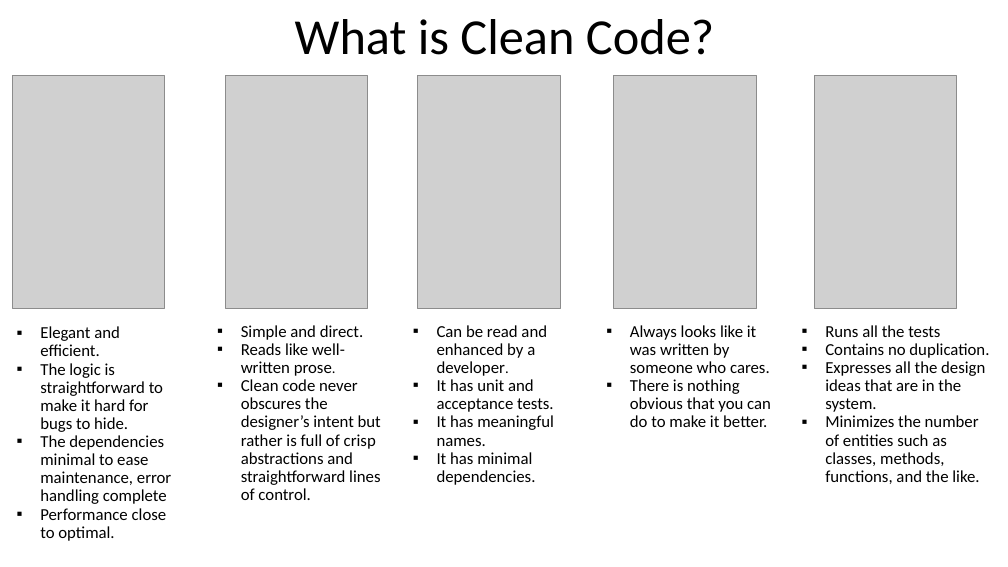
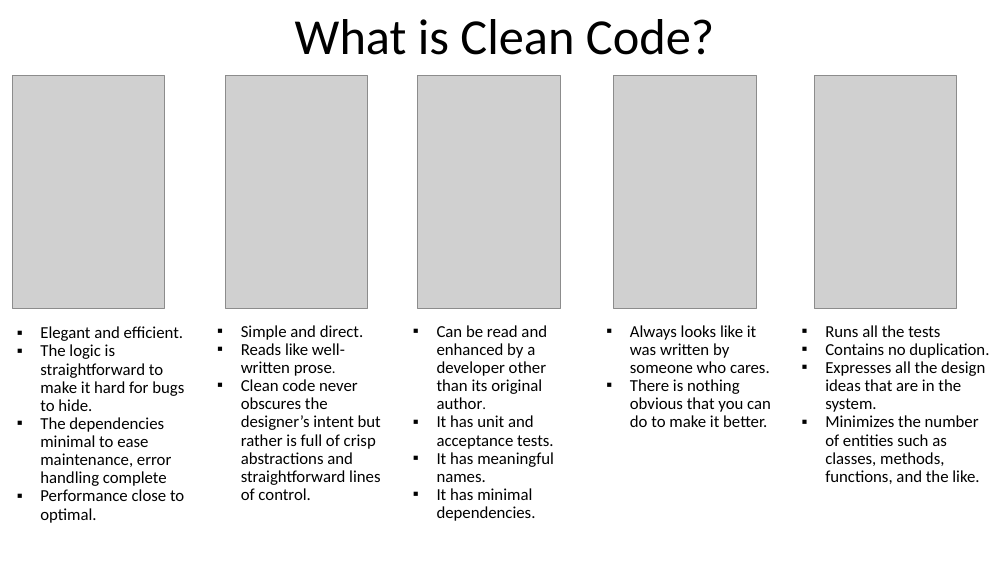
Before and after one commit to eng-aomar/python_refactoring, a slide deck: slide 4 of clean_code.pptx. Drawn at 1008x567 pixels with LibreOffice and Linux fonts; fonts in the diff are those of the drawing; grey boxes stand for pictures. Boxes give left, top, right and bottom in pixels: in the first picture for what was removed or moved away, otherwise in the second. Text is boxed around its words. In the diff, an @@ line names an element or a change of style, - is before the commit and + after.

```diff
--- a/clean_code.pptx
+++ b/clean_code.pptx
@@ text "Elegant and efficient." rewrapped from [40,326,171,541] to [40,326,184,523] @@
@@ text at [437,325,547,409]: text changed @@
-▪ Can be read and enhanced by a developer.
+▪ Can be read and enhanced by a developer other than its original author.
```
Also in this commit, not shown: 2 other slides changed.
